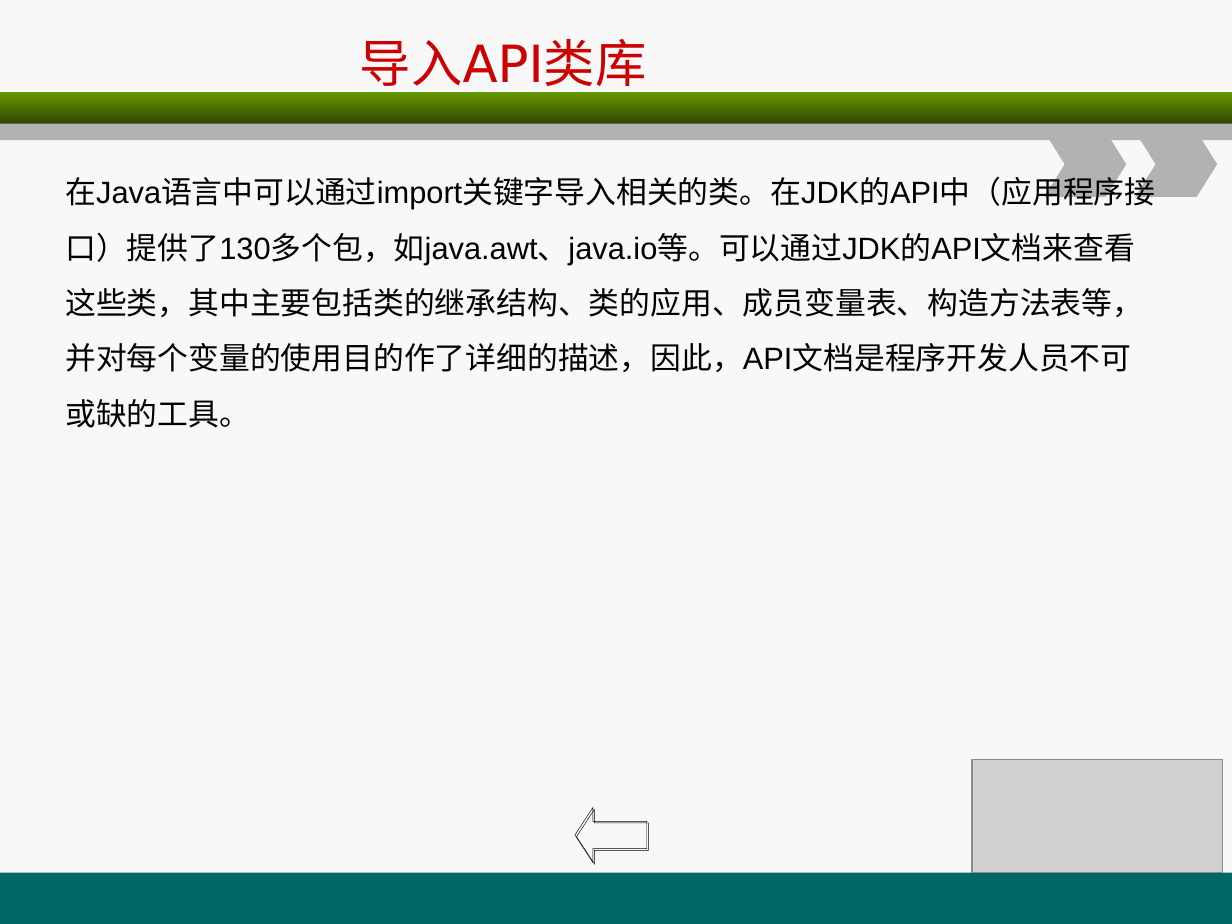
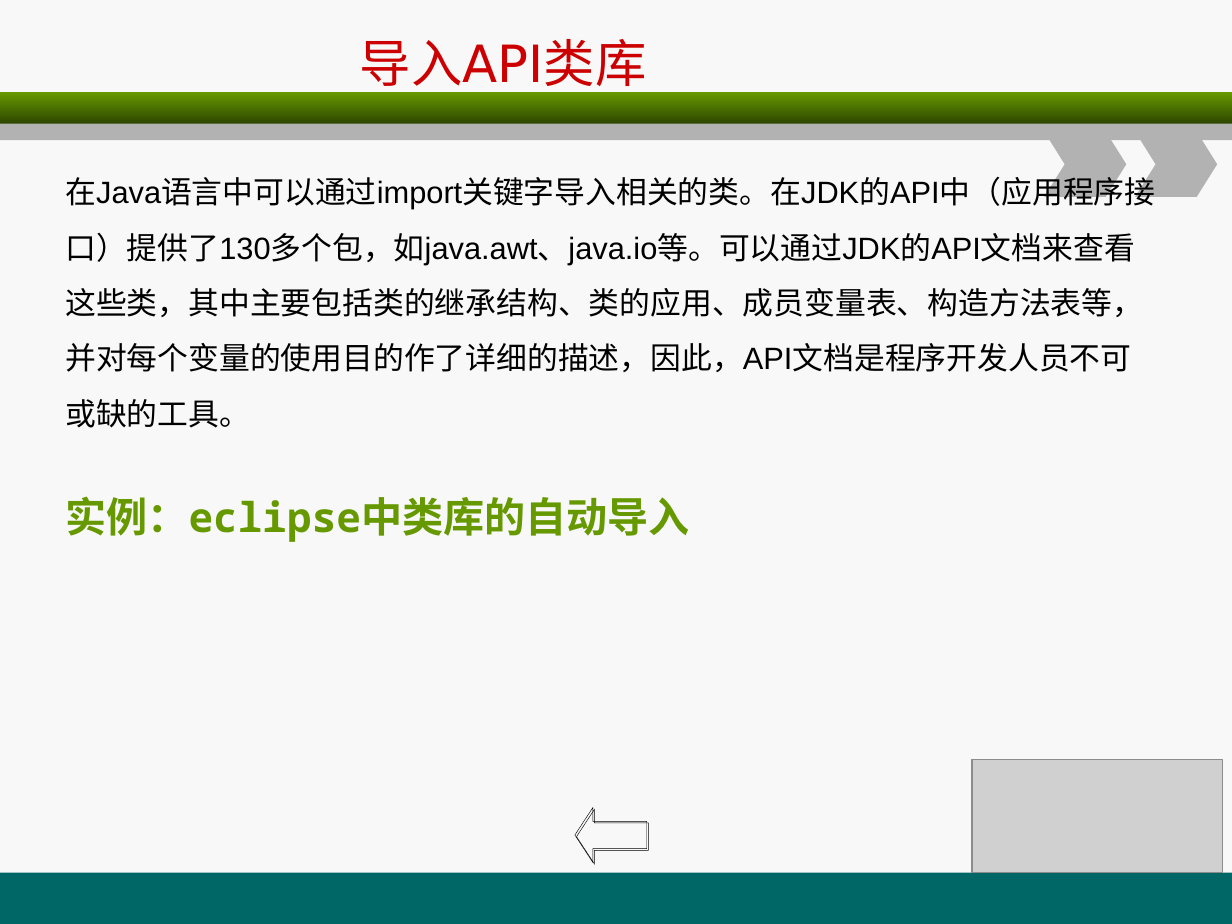
Before and after one commit to christwei/gitDoc, a slide deck: slide 5 of 课件/环宇/java编程基础/A2.ppt. Drawn at 1232x924 pixels with LibreOffice and Linux fonts; fonts in the diff are those of the drawing; grey boxes stand for pictures. Boxes give left, top, right and bottom in pixels: in the first picture for what was removed or moved away, otherwise in the second. Text is boxed around its words. In the diff, an @@ line names an element or a change of style, - is before the commit and + after.

```diff
--- a/课件/环宇/java编程基础/A2.ppt
+++ b/课件/环宇/java编程基础/A2.ppt
@@ text added at (x1=65, y1=496, x2=689, y2=542), 24 pt, text #669900, bold @@
+实例：eclipse中类库的自动导入
```
Also in this commit, not shown: 2 other slides changed, 14 slides added, 3 other files.
